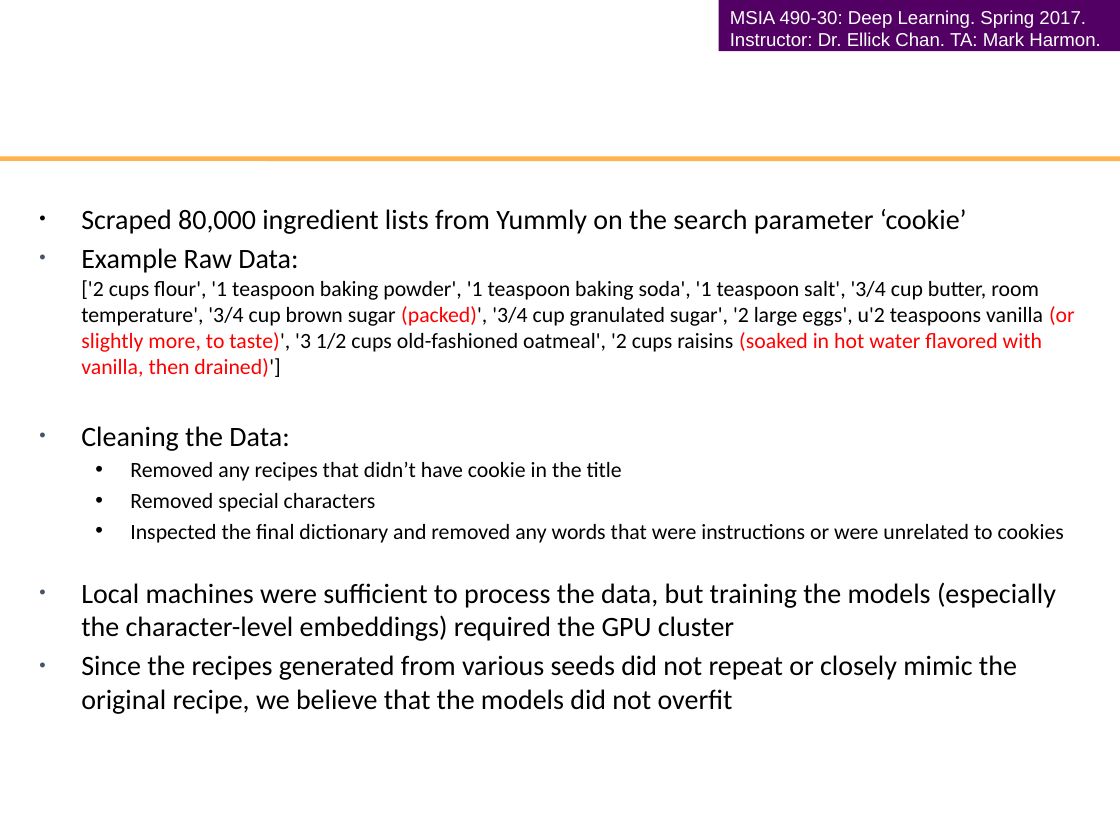
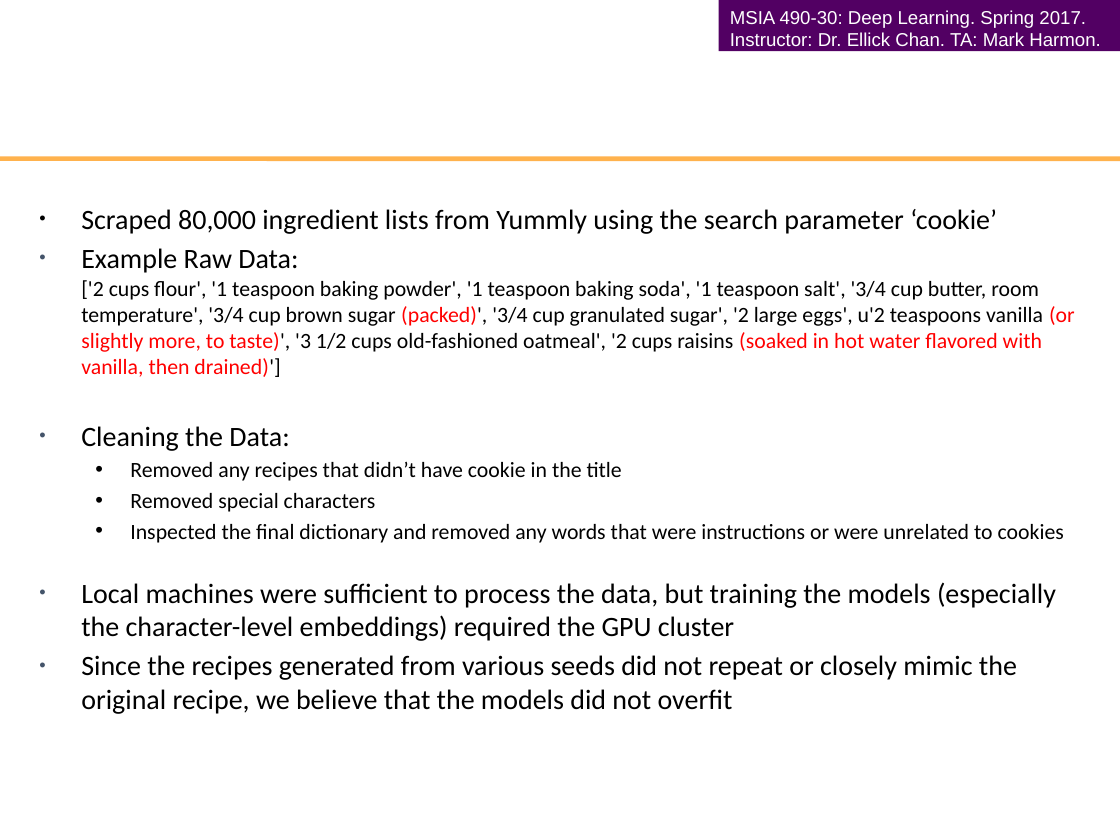
Before and after one commit to stephanieger/ConvectionalNN, a slide deck: slide 5 of Convectional Neural Networks Final Presentation.pptx. Drawn at 1120x840 pixels with LibreOffice and Linux fonts; fonts in the diff are those of the drawing; background and template pictures are left out. Boxes give left, top, right and bottom in pixels: in the first picture for what was removed or moved away, otherwise in the second. Text is boxed around its words. In the diff, an @@ line names an element or a change of style, - is before the commit and + after.

```diff
--- a/Convectional Neural Networks Final Presentation.pptx
+++ b/Convectional Neural Networks Final Presentation.pptx
@@ text at <box>81,209,997,234</box>: text changed @@
-• Scraped 80,000 ingredient lists from Yummly on the search parameter ‘cookie’
+• Scraped 80,000 ingredient lists from Yummly using the search parameter ‘cookie’
```
Also in this commit, not shown: 1 other file.
